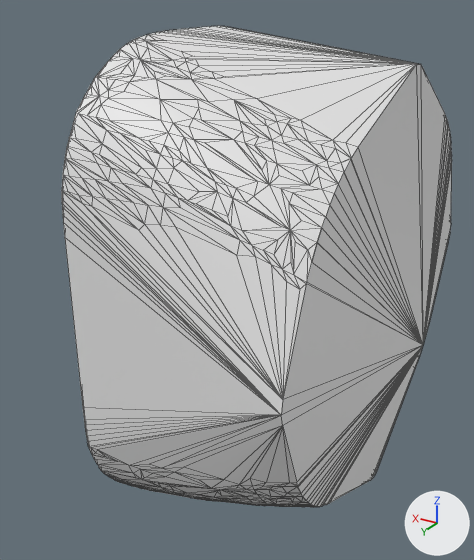
One commit to the OBJ model assets/mesh/small_white_toy_plane/hulls/h00.obj: the scene before it, then after it.
The view is the same before and after, from a 50 mm camera at (-0.0288, 0.0181, 0.0141) aimed at (-0.0114, -0.0109, -0.0004). Every picture has the same lights, and +X, +Y and +Z are marked at lower right. The picture after the commit comes second. Mesh edges are drawn as thin lines. Where no turn or scale is listed for an object, it has been applied to the vertices.

The first picture shows 'h00'.
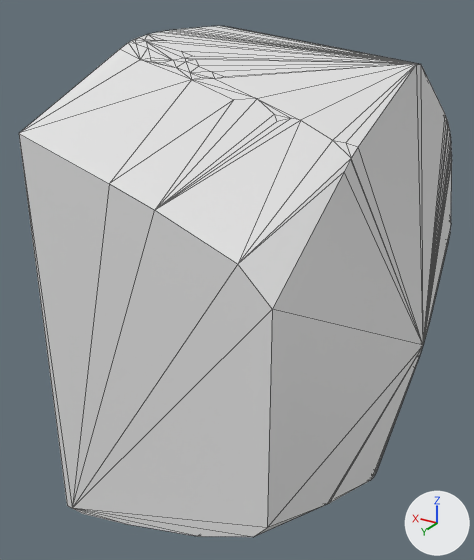
The change, as a list of edits to the scene's bpy script:
```text
Change me_h00:
    used by ob_h00; location = (0.0, 0.0, 0.0)
    remove me_h00.from_pydata(...)  # 945 vertices, 1886 faces; spans x -0.0195..-0.0082, y -0.0252..-0.0006, z -0.0129..0.0127
    add me_h00.from_pydata(...)  # 566 vertices, 1128 faces; spans x -0.0195..-0.0082, y -0.0252..0.0003, z -0.0129..0.0127
    me_h00 part 1: 1 vertex moved from x -0.0135, y -0.005, z 0.0102 to x -0.0127, y 0.0003, z 0.0079; 390 vertices removed from x -0.0195..-0.0082, y -0.006..-0.0006, z -0.012..0.0117; 11 vertices added at x -0.0195..-0.0082, y 0.0003, z -0.0092..0.0093
```

Where the change shows, as pixel boxes (x1, y1, x2, y2) in the pictures (474 x 560 px):
'h00', reshaped (11% wider, 6% taller): before (62, 26, 452, 507); after (19, 26, 452, 537)
part 1 of me_h00, built on: before (62, 49, 423, 507); after (19, 49, 423, 537)
